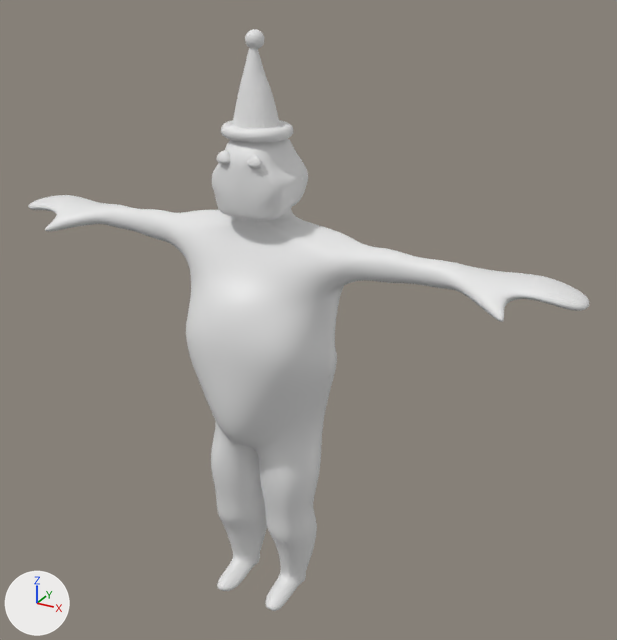
The Blender file Assets/uddermayhemboss.blend as it was, and as the next commit left it.
One viewpoint serves both versions: a 50 mm camera at (3.83, -6.09, 3.77) aimed at (0.39, 0.15, 0.64). The lights are fixed; the arrows at lower left show +X, +Y and +Z.

Script lines for the objects in view, before the commit:
```python
me_sphere = bpy.data.meshes.new('Sphere')
me_sphere.from_pydata(...)  # 2733 vertices, 2886 faces, 1 loose edge; spans x -8.1..8.1, y -2.3..2.1, z -12.3..3.2
ob_sphere = bpy.data.objects.new('Sphere', me_sphere)
ob_sphere.location = (0.0, 0.0, 2.03)
ob_sphere.scale = (0.355, 0.355, 0.355)
_m = ob_sphere.modifiers.new('Subdivision', 'SUBSURF')
_m.levels = 2
```
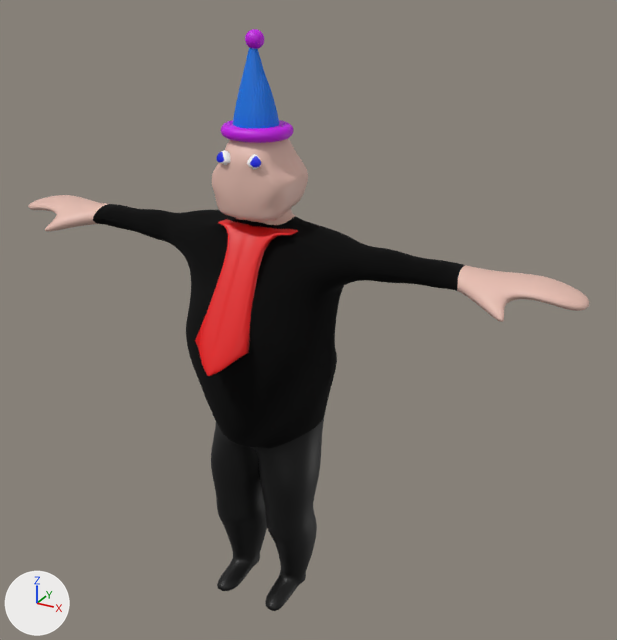
Where the change shows, as pixel boxes [x1, y1, x2, y2] in the pictures (617 x 640 px):
part 1 of me_sphere, built on
    before: [217, 220, 292, 241]
    after: [195, 219, 298, 376]
part 2 of me_sphere, recoloured (white to beige)
    both: [28, 139, 589, 322]
part 3 of me_sphere, recoloured (white to black)
    both: [93, 204, 465, 449]
part 4 of me_sphere, recoloured (white to black)
    both: [211, 418, 324, 611]
part 5 of me_sphere, recoloured (white to blue)
    both: [233, 47, 279, 143]
part 6 of me_sphere, recoloured (white to purple)
    both: [221, 29, 294, 143]
part 7 of me_sphere, recoloured
    both: [220, 151, 261, 169]
part 8 of me_sphere, recoloured
    both: [216, 152, 261, 168]

The edits, one by one:
Material 'hat 1' (mat_hat_1) is new.
Its base color is (0.0, 0.176, 0.8) (blue #0074e7).
Material 'skin' (mat_skin) is new.
Its base color is (0.8, 0.511, 0.436) (beige #e7bdb0).
Material 'Hat 2' (mat_hat_2) is new.
Its base color is (0.57, 0.0, 0.8) (purple #c700e7).
Material 'eyecolor' (mat_eyecolor) is new.
Its base color is (0.00344, 0.0137, 0.8) (blue #0b1fe7).
Material 'eye' (mat_eye) is new.
Its base color is (1.0, 1.0, 1.0) (white #ffffff).
Material 'Tie' (mat_tie) is new.
Its base color is (0.8, 0.0, 0.000466) (red #e70002).
Material 'Pants' (mat_pants) is new.
Its base color is (0.0, 0.0, 0.0) (black #000000).
Material 'Shirt' (mat_shirt) is new.
Its base color is (0.0, 0.0, 0.0) (black #000000).
Its roughness is 1.0.
Its specular ior level is 0.278.
me_sphere is used by ob_sphere; location (0.0, 0.0, 2.03); scale (0.355, 0.355, 0.355).
me_sphere had 2733 vertices, 2886 faces, 1 loose edge and spanned x -8.1..8.1, y -2.3..2.1, z -12.3..3.2.
me_sphere now has 2795 vertices, 2935 faces, 8 loose edges and spans x -8.1..8.1, y -2.5..2.1, z -12.3..3.2.
Part 1, on me_sphere:
2 faces are deleted.
64 vertices are added at x -1.1..1.2, y -2.5..0.7, z -4.5..-1.3.
3 loose edges are added.
39 new faces join them, mat_tie (red #e70002), smooth.
16 new faces join them, mat_shirt (black #000000), smooth.
me_sphere part 2: 286 faces spanning x -8.1..8.1, y -1.0..1.0, z -2.4..0.9 switch from no material to mat_skin (beige #e7bdb0).
me_sphere part 3: 176 faces spanning x -5.2..5.2, y -2.3..2.1, z -7.2..-1.1 switch from no material to mat_shirt (black #000000).
me_sphere part 4: 175 faces spanning x -1.6..1.6, y -1.4..1.7, z -12.3..-6.8 switch from no material to mat_pants (black #000000).
me_sphere part 5: 64 faces spanning x -0.9..0.9, y -0.9..0.8, z 0.1..3.1 switch from no material to mat_hat_1 (blue #0074e7).
me_sphere part 6: 2169 faces spanning x -0.9..0.9, y -0.8..0.7, z 0.8..3.2 switch from no material to mat_hat_2 (purple #c700e7).
me_sphere part 7: 8 faces spanning x -0.8..0.8, y -1.1..-0.7, z 0.2..0.8 switch from no material to mat_eye (white #ffffff).
me_sphere part 8: 2 faces spanning x -0.8..0.8, y -1.1..-0.8, z 0.2..0.8 switch from no material to mat_eyecolor (blue #0b1fe7).
me_sphere now uses material mat_tie (red #e70002).
